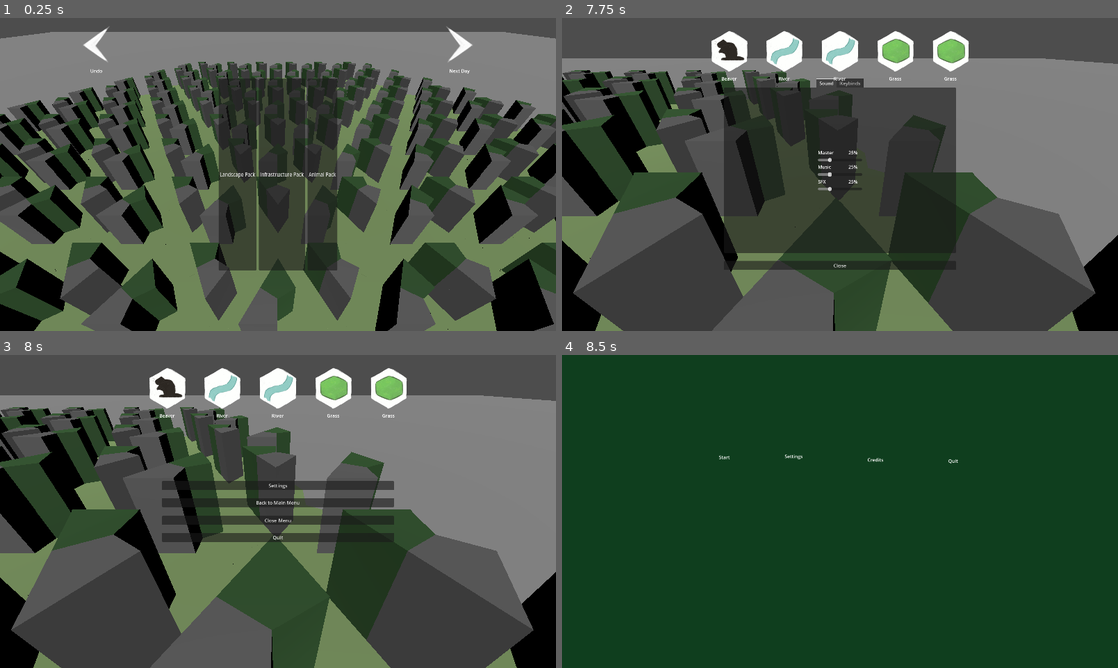
Above: before the commit, frames 1-4 (two rows, left to right).
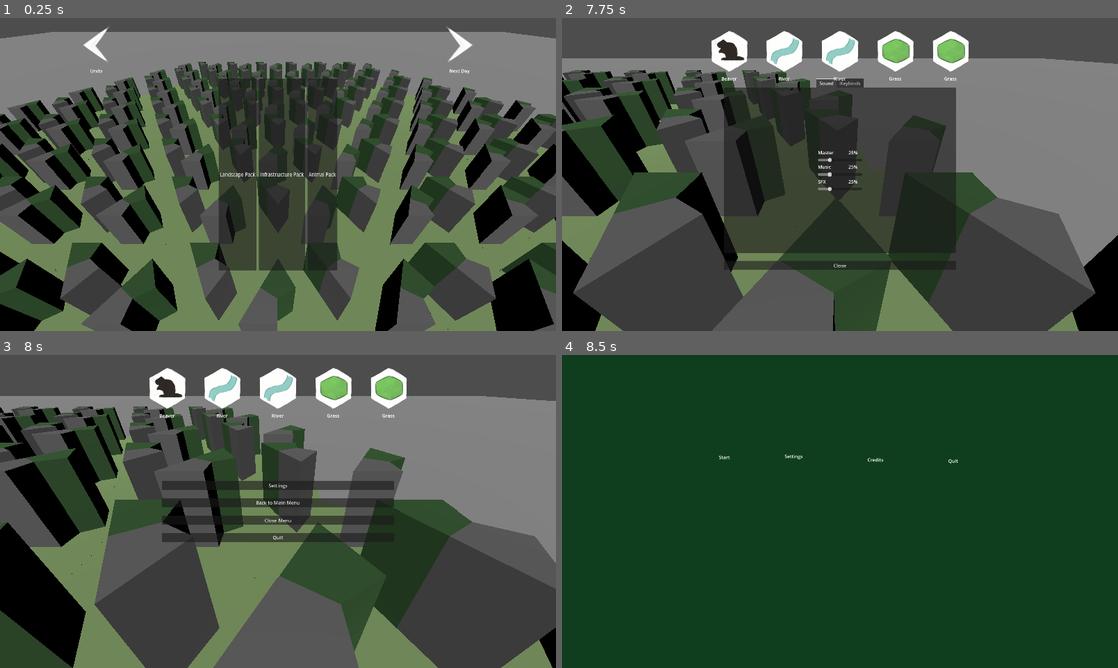
Above: after the commit, the same moments.

Repository: justfordoener/schmuck-of-schmiles
Game: Godot game, scene res://scenes/module_sandbox.tscn
The game is run twice, just before and just after one commit, with the same random seed, the same clock (stepped at 60 frames per second) and the same inputs.
Inputs (mouse positions are in pixels of both pictures, inside the frame that each line leads up to):
- Up to frame 1 (0.25 s): no input
- Up to frame 2 (7.75 s): click (1023, 43) at 0.5 s; click "Landscape Pack" at 1.25 s; tap Enter at 2, 7.25 s; move the mouse to (962, 158) at 2.02 s; hold D (move_right) 2.03-2.78 s; hold Right mouse button (camera_drag) 2.03-2.78 s; click (962, 158) at 2.17 s; tap Space at 2.27, 3.02, 5.27, 6.5 s; move the mouse to (812, 174) at 2.77 s; hold W (move_forward) 2.78-3.53 s; click (812, 174) at 2.85 s; move the mouse to (895, 105) at 3.52 s; hold D (move_right) 3.53-4.25 s; tap Z (mouse_wheel_down) at 3.6 s; drag from (812, 237) to (673, 127) at 4.27 s; move the mouse to (1006, 221) at 5.02 s; hold A (move_left) 5.03-5.75 s; tap Mouse wheel up (move_down) at 5.1 s; tap P (pause) at 5.65 s; click "Settings" at 5.75 s; drag from (673, 127) to (756, 96) at 6.52 s; move the mouse to (867, 174) at 7.27 s; hold S (move_back) from 7.28 s (still down); tap Middle mouse button (rotate) at 7.35 s; click (867, 174) at 7.42 s
- Up to frame 3 (8 s): keep holding S (move_back); tap Escape at 7.9 s
- Up to frame 4 (8.5 s): release S (move_back) at 8 s; click "Back to Main Menu" at 8 s

Frames 1-2 are identical in both runs. In frame 3, 44% of the frame differs, in the area x 0-100%, y 12-100%; in frame 4, nothing differs.

Commit message:
Signals for stateMachine and state "Tile choosing"
Signals so the states actually change during gameplay
new state "Tile Choosing" for a cleaner split between currently placing or still having to choose a tile

Diff:
--- a/book_of_tiles_godot/scripts/UI/main_menu.gd
+++ b/book_of_tiles_godot/scripts/UI/main_menu.gd
@@ -84,6 +84,7 @@
 
 
 func load_level(scene_path: String) -> void:
+	GameState.change_state(GameState.State.TILE_PACK_CHOOSING)
 	get_tree().change_scene_to_file(scene_path)
 
 
--- a/book_of_tiles_godot/scripts/UI/pause_menu.gd
+++ b/book_of_tiles_godot/scripts/UI/pause_menu.gd
@@ -27,12 +27,13 @@
 func toggle_menu(menu: Control) -> void:
 	menu.visible = ! menu.visible
 	if menu == pause:
-		get_tree().paused = pause.visible
+		GameState.toggle_pause()
 	else:
 		pause.visible = !menu.visible
 
 func main_menu() -> void:
 	toggle_menu(pause)
+	GameState.change_state(GameState.State.MENU)
 	get_tree().change_scene_to_file("res://scenes/user_interface/menus/main_menu.tscn")
 	# after the Main Menu scene is the new main_scene in the project, swap to:
 	#get_tree().change_scene_to_file(ProjectSettings.get_setting("application/run/main_scene"))
--- a/book_of_tiles_godot/scripts/globals/gameState.gd
+++ b/book_of_tiles_godot/scripts/globals/gameState.gd
@@ -4,12 +4,13 @@
 	MENU,
 	PAUSED,
 	TILE_PACK_CHOOSING,
+	TILE_CHOOSING,
 	TILES_PLACING,
 }
 
 signal state_changed(old_state: State, new_state: State)
 
-# change to MENU once we start in the main menu
+# change to MENU once we start in the main menu scene
 var current_state: State = State.TILE_PACK_CHOOSING
 var previous_state: State = State.MENU
 
@@ -30,7 +31,7 @@
 	state_changed.emit(previous_state, current_state)
 
 
-# remember previous state for when the game is paused
+# pause the game (remembers previous state to go back to when resuming)
 func toggle_pause() -> void:
 	if current_state == State.PAUSED:
 		change_state(previous_state)
@@ -41,17 +42,25 @@
 func _enter_state(state: State) -> void:
 	match state:
 		State.MENU:
+			#print("menu")
 			pass
 		State.PAUSED:
-			# we could move get_tree().paused = true from pause_menu to here if needed (and to _exit_state)
+			get_tree().paused = true
+			#print("paused")
+		State.TILE_PACK_CHOOSING:
+			#print("Choosing Pack")
 			pass
-		State.TILE_PACK_CHOOSING:
+		State.TILE_CHOOSING:
+			#print("Choosing Tile")
 			pass
 		State.TILES_PLACING:
+			#print("Placing")
 			pass
 
-
+# as above, but for exiting instead of entering a state
 func _exit_state(state: State) -> void:
 	match state:
+		State.PAUSED:
+			get_tree().paused = false
 		_:
 			pass
--- a/book_of_tiles_godot/scripts/managers/UI_manager.gd
+++ b/book_of_tiles_godot/scripts/managers/UI_manager.gd
@@ -90,6 +90,7 @@
 	return
 
 func _on_card_selected(card : TileCard) -> void:
+	GameState.change_state(GameState.State.TILES_PLACING)
 	remove_card_from_hand(card.hand_index)
 	main_manager.tile_selected(card.tile)
 
@@ -144,6 +145,7 @@
 
 
 func start_new_day() -> void:
+	GameState.change_state(GameState.State.TILE_PACK_CHOOSING)
 	var offered_packs := _get_available_packs()
 
 	if _day_started:
@@ -181,6 +183,7 @@
 	return valid_packs.slice(0, 3)
 
 func _on_pack_chosen(pack : int) -> void:
+	GameState.change_state(GameState.State.TILE_CHOOSING)
 	active_pack = pack
 	pack_selection_overlay.hide()
 	refill_tiles()
--- a/book_of_tiles_godot/scripts/managers/placement_manager.gd
+++ b/book_of_tiles_godot/scripts/managers/placement_manager.gd
@@ -88,6 +88,7 @@
 			instance.queue_free()
 			tiles_placed_today.pop_back()
 			ControllerSupport.placing_mode = false
+			GameState.change_state(GameState.State.TILE_CHOOSING)
 			return
 
 		module_placements.append({
@@ -103,6 +104,7 @@
 	Signals.on_instance_spawned.emit()
 
 	ControllerSupport.placing_mode = false
+	GameState.change_state(GameState.State.TILE_CHOOSING)
 
 func _is_mouse_over_ui_rect(mouse_pos : Vector2) -> bool:
 	var hovered = get_viewport().gui_get_hovered_control()
